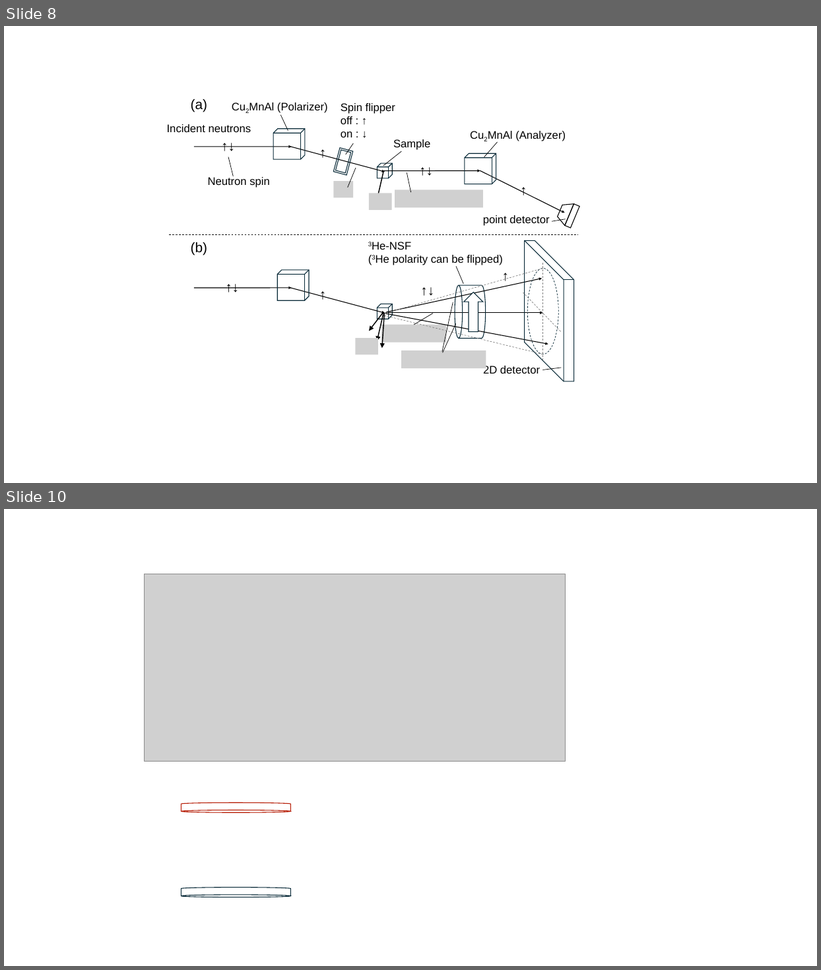
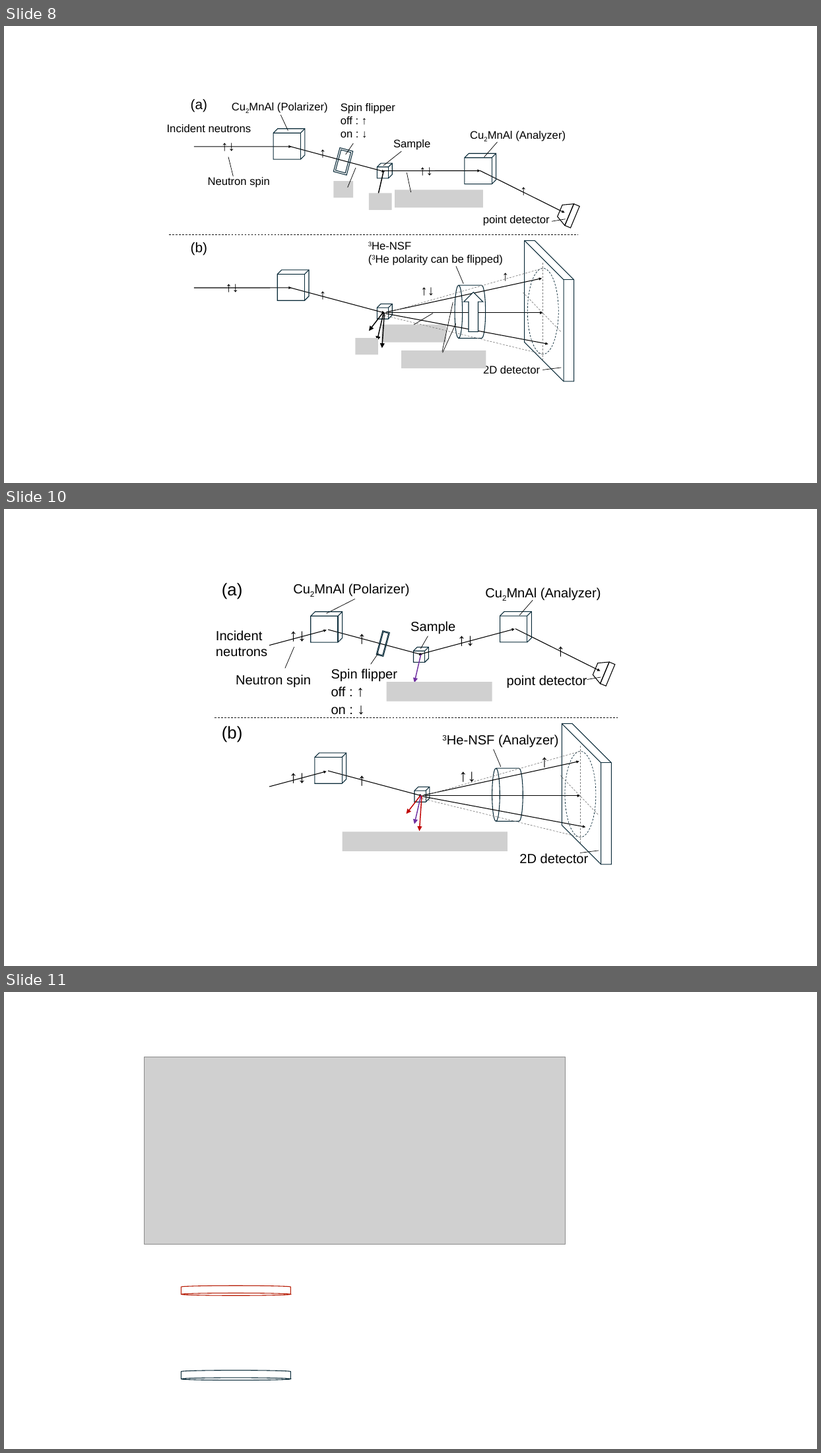
Before and after one commit to 3He-NSF/3HeNSF_2DPSD_paper, a slide deck: figure/figurelist [自動保存済み].pptx. Shown one above the other, each under a label of ours: slides 8 and 10 before the commit, slides 8, 10 and 11 after it; the slides between them are not shown. The pictures are 821x970 and 821x1453 pixels, drawn with LibreOffice and Linux fonts; fonts in the diff are those of the drawing; grey boxes stand for pictures. Boxes give left, top, right and bottom in pixels: in the first picture for what was removed or moved away, otherwise in the second. Text is boxed around its words. In the diff, an @@ line names an element or a change of style, - is before the commit and + after.

```diff
--- a/figure/figurelist [自動保存済み].pptx
+++ b/figure/figurelist [自動保存済み].pptx
@@ slide 10 added at (4, 509, 817, 966), background #FFFFFF @@
@@ group added at (215, 583, 618, 865): 19 texts, 13 lines, 13 arrows, 6 cubes, 2 pictures, 1 cylinder, 1 ellipse, 1 frame, 1 trapezoid, 1 rectangle @@
+↑↓
+↑
+Sample
+Neutron spin
+↑↓
+↑
+2D detector
+3He-NSF (Analyzer)
+(a)
+(b)
+Cu2MnAl (Polarizer)
+↑
+Incident
+neutrons
+Spin flipper
+off : ↑
+on : ↓
+point detector
+↑
+Cu2MnAl (Analyzer)
+↑↓
+↑↓
@@ what was slide 10 is now slide 11 @@
```
Also in this commit, not shown: 4 slides changed, 6 other slides added, 14 other files.
